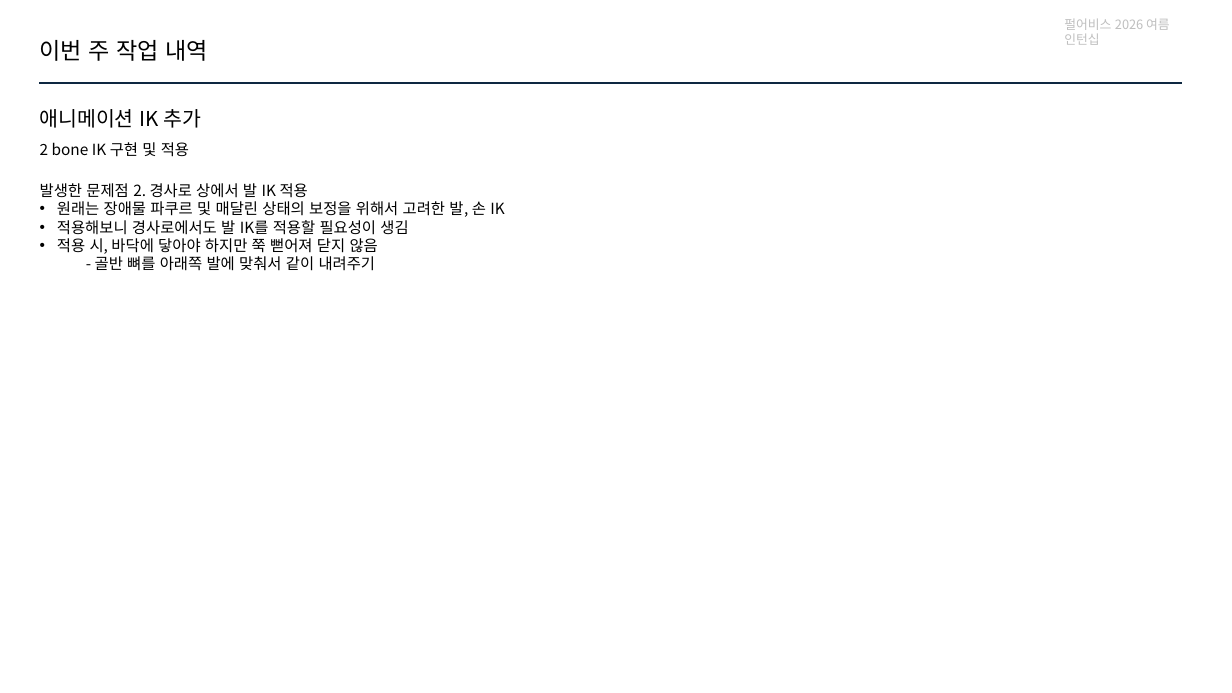
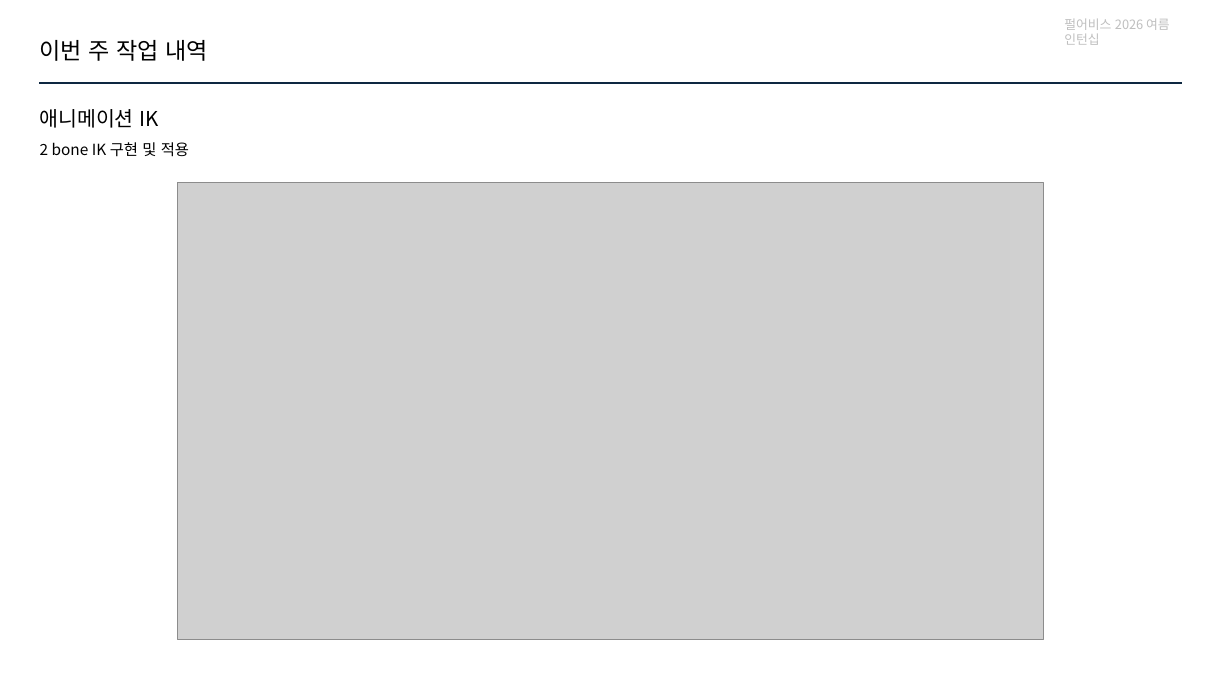
Before and after one commit to jhk0701/PA26-Character-Animation-Parkour, a slide deck: slide 8 of PPT/week5.pptx (slide 6 before the commit). Drawn at 1232x693 pixels with LibreOffice and Linux fonts; fonts in the diff are those of the drawing; grey boxes stand for pictures. Boxes give left, top, right and bottom in pixels: in the first picture for what was removed or moved away, otherwise in the second. Text is boxed around its words. In the diff, an @@ line names an element or a change of style, - is before the commit and + after.

Commit message:
Docs: ppt 이미지 추가

```diff
--- a/PPT/week5.pptx
+++ b/PPT/week5.pptx
@@ text at (40, 109, 159, 128): text changed @@
-애니메이션 IK 추가
+애니메이션 IK
@@ text removed at (40, 183, 504, 271) @@
-발생한 문제점 2. 경사로 상에서 발 IK 적용
-• 원래는 장애물 파쿠르 및 매달린 상태의 보정을 위해서 고려한 발, 손 IK
-• 적용해보니 경사로에서도 발 IK를 적용할 필요성이 생김
-• 적용 시, 바닥에 닿아야 하지만 쭉 뻗어져 닫지 않음
-  - 골반 뼈를 아래쪽 발에 맞춰서 같이 내려주기
@@ picture added at (177, 182, 1043, 640) @@
```
Also in this commit, not shown: 6 other slides changed, 2 slides added, 5 other files.
